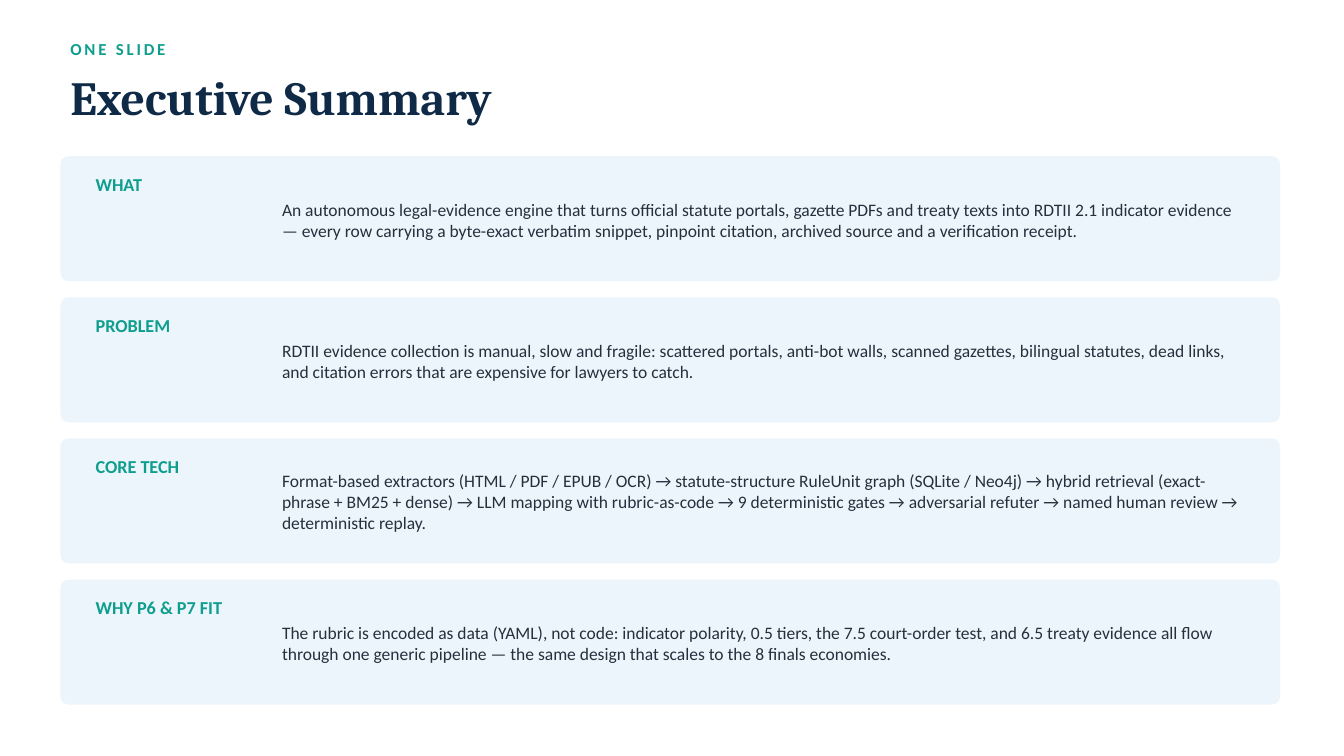
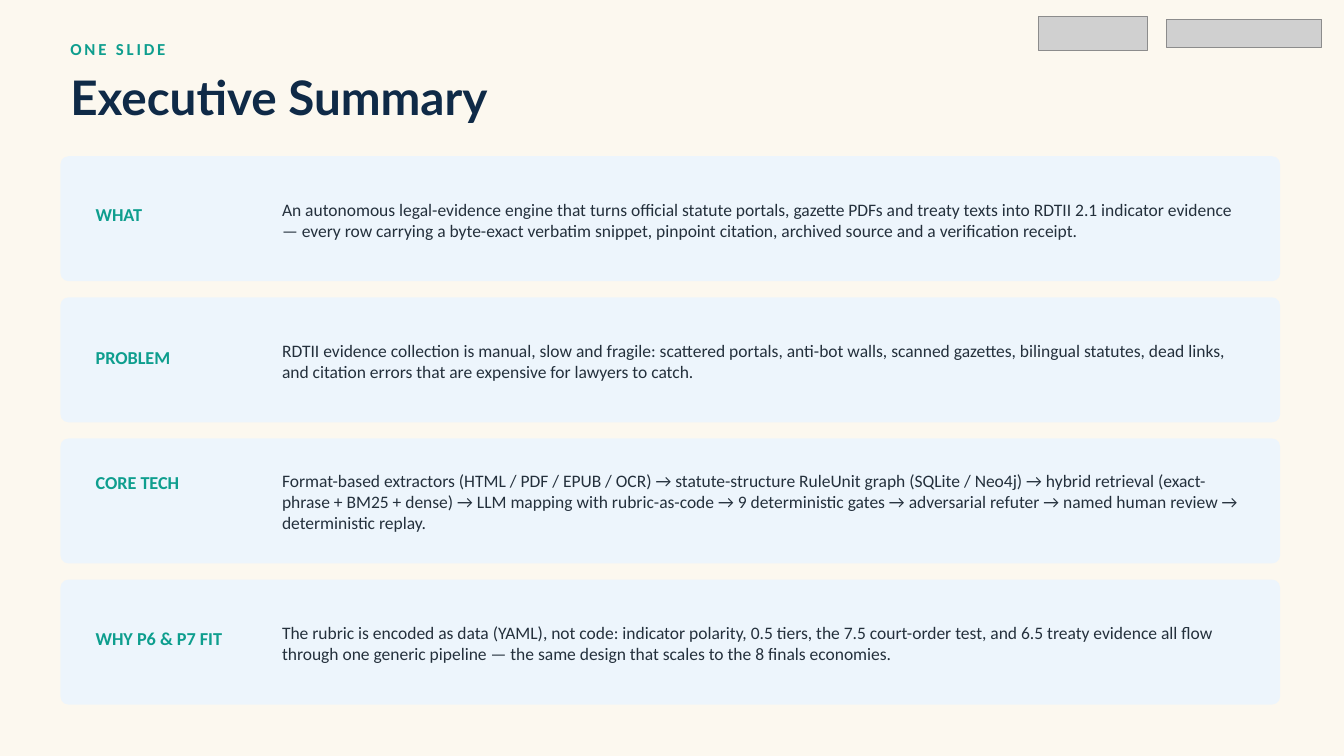
Before and after one commit to nafew0/ClauseChain, a slide deck: slide 2 of ClauseChain_Pitch_Deck.pptx. Drawn at 1344x756 pixels with LibreOffice and Linux fonts; fonts in the diff are those of the drawing; grey boxes stand for pictures; background and template pictures are left out. Boxes give left, top, right and bottom in pixels: in the first picture for what was removed or moved away, otherwise in the second. Text is boxed around its words. In the diff, an @@ line names an element or a change of style, - is before the commit and + after.

```diff
--- a/ClauseChain_Pitch_Deck.pptx
+++ b/ClauseChain_Pitch_Deck.pptx
@@ background #FFFFFF to #FCF8EF @@
@@ picture added at (1038, 16, 1148, 50) @@
@@ picture added at (1167, 19, 1323, 47) @@
@@ text "Executive Summary" at (70, 79, 487, 123): font Cambria to Lato @@
@@ text "WHAT": place and size @@
-text "WHAT" at (96, 179, 143, 191)
+text "WHAT" at (96, 209, 143, 221)
@@ text "PROBLEM": place and size @@
-text "PROBLEM" at (96, 320, 171, 332)
+text "PROBLEM" at (96, 352, 171, 364)
@@ text "CORE TECH": place and size @@
-text "CORE TECH" at (96, 461, 180, 473)
+text "CORE TECH" at (96, 477, 180, 489)
@@ text "WHY P6 & P7 FIT": place and size @@
-text "WHY P6 & P7 FIT" at (96, 601, 222, 614)
+text "WHY P6 & P7 FIT" at (96, 632, 222, 645)
```
Also in this commit, not shown: 14 other slides changed, 14 slides added, 2 slides removed.
